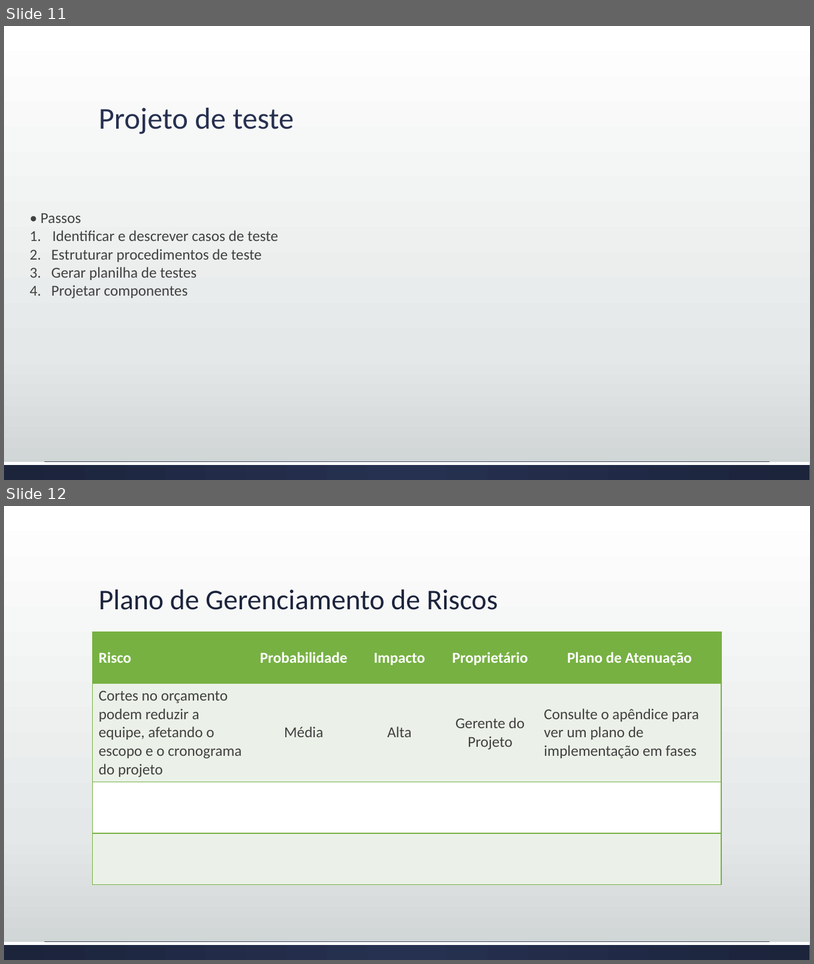
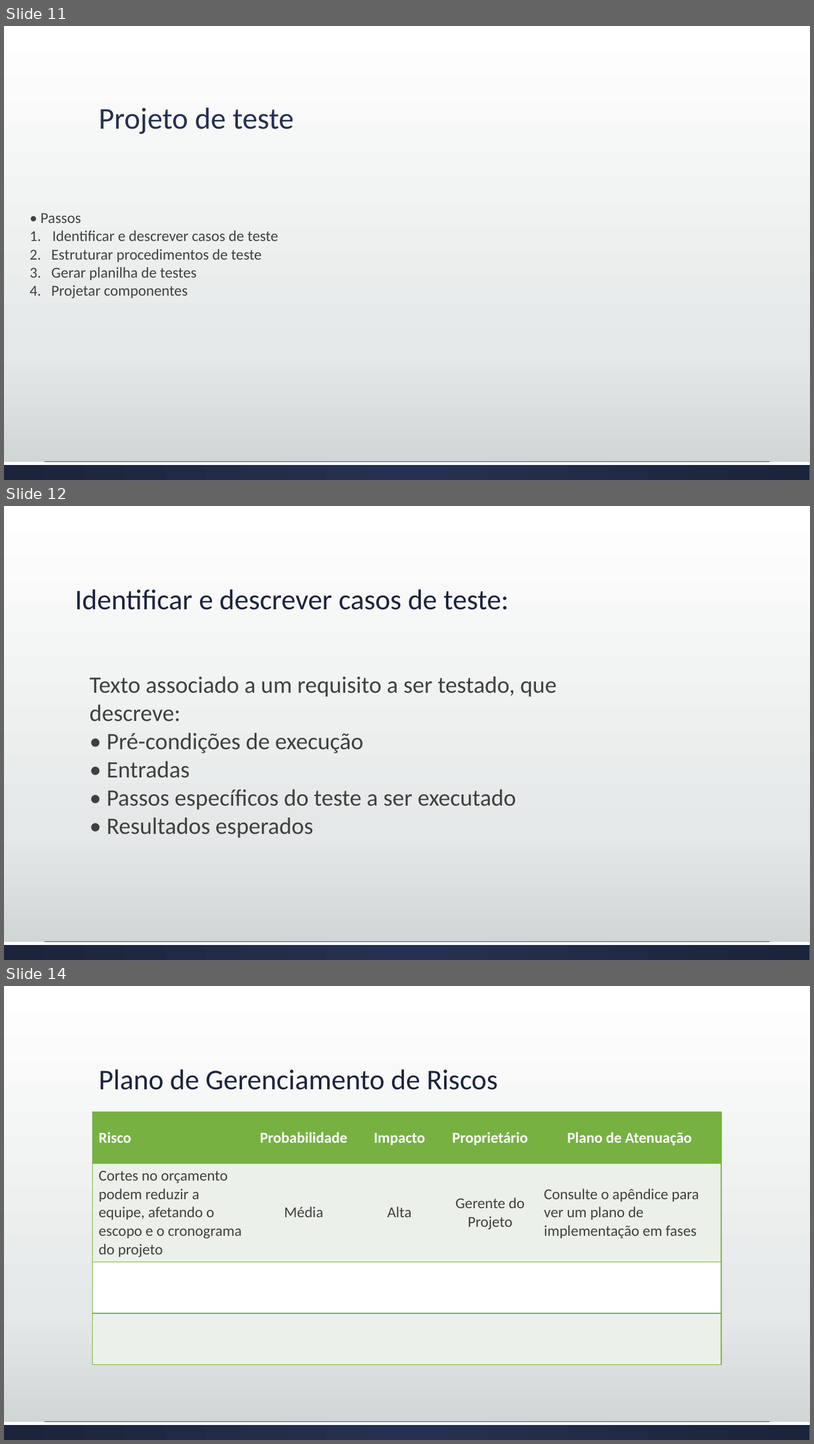
Before and after one commit to josimarpe/SIB, a slide deck: Requisitos/Plano de Projeto 1.pptx. Shown one above the other, each under a label of ours: slides 11 and 12 before the commit, slides 11, 12 and 14 after it; the slides between them are not shown. The pictures are 814x964 and 814x1444 pixels, drawn with LibreOffice and Linux fonts; fonts in the diff are those of the drawing. Boxes give left, top, right and bottom in pixels: in the first picture for what was removed or moved away, otherwise in the second. Text is boxed around its words. In the diff, an @@ line names an element or a change of style, - is before the commit and + after.

```diff
--- a/Requisitos/Plano de Projeto 1.pptx
+++ b/Requisitos/Plano de Projeto 1.pptx
@@ slide 12 added at [4, 506, 810, 960], background gradient #FFFFFF to #E5E8E8 to #CDD2D2; not listed: 2 template elements that a slide beside it also shows @@
@@ title added at [75, 589, 509, 610], 34 pt, text #1D243C @@
+Identificar e descrever casos de teste:
@@ text added at [90, 676, 557, 838], 28 pt, text #404040 @@
+Texto associado a um requisito a ser testado, que
+descreve:
+• Pré-condições de execução
+• Entradas
+• Passos específicos do teste a ser executado
+• Resultados esperados
@@ what was slide 12 is now slide 14 @@
```
Also in this commit, not shown: 1 other slide added.
